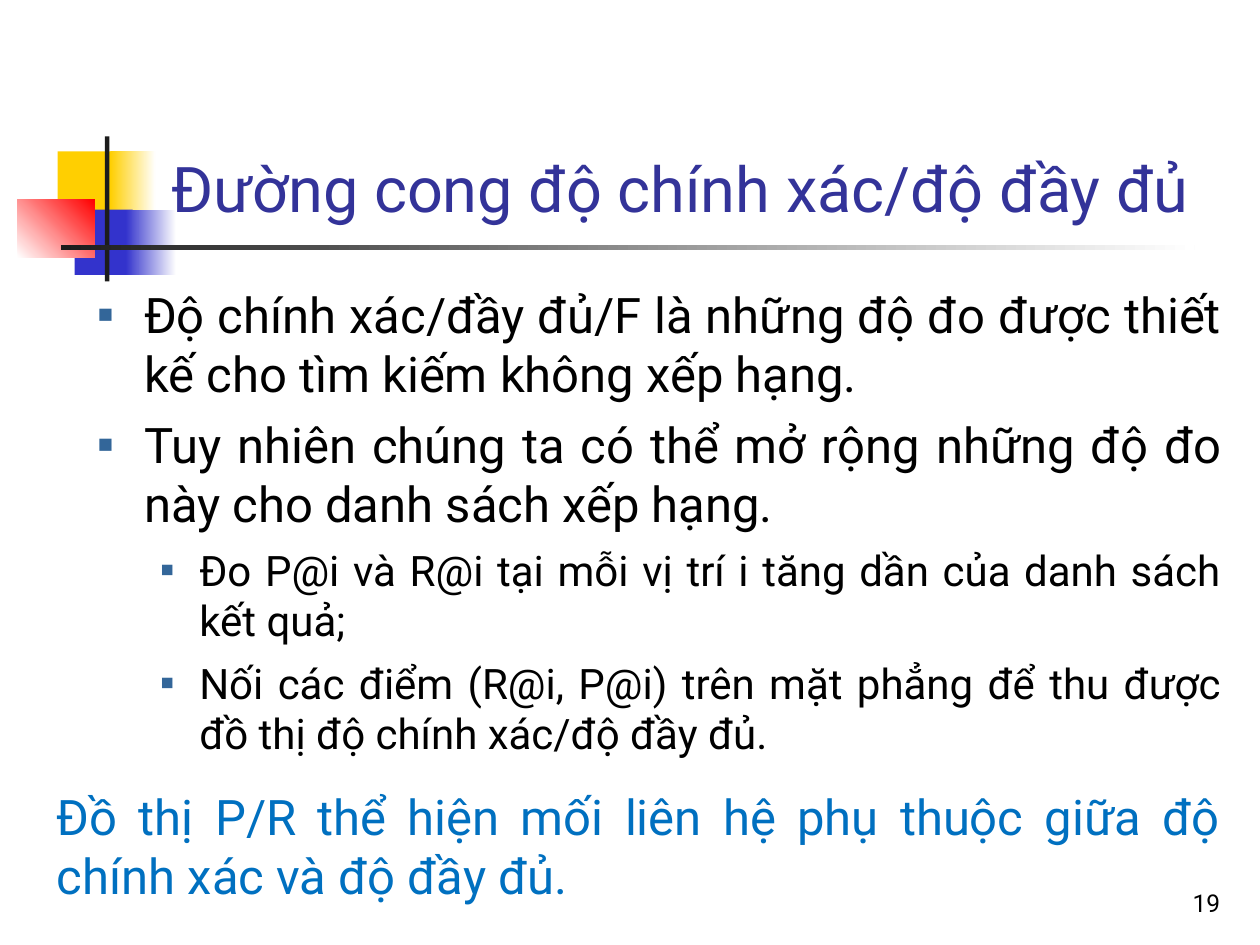
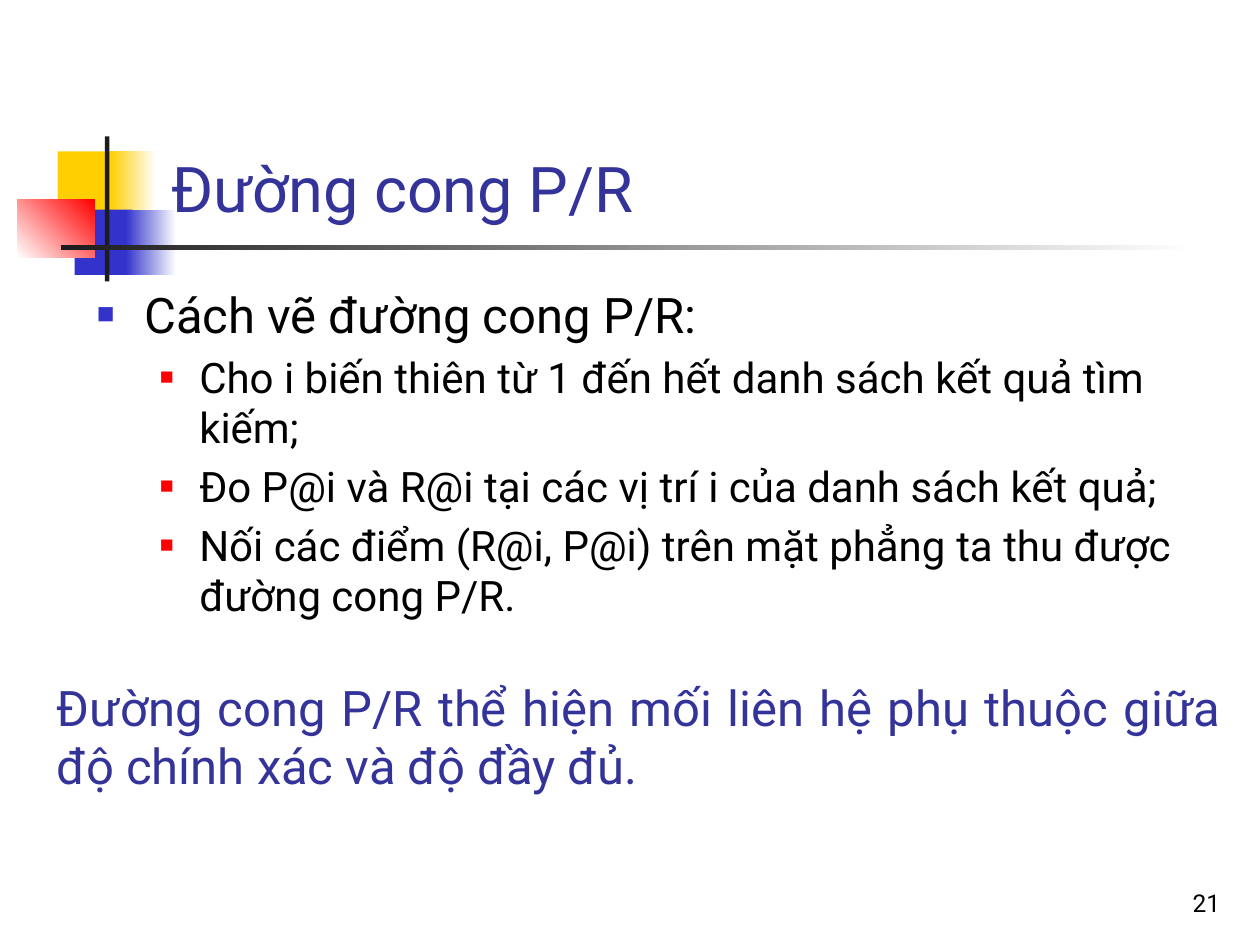
Before and after one commit to bangoc/IT4853, a slide deck: slide 21 of Bai 7 Đánh giá kết quả tìm kiếm_phần 1.pptx (slide 19 before the commit). Drawn at 1260x945 pixels with LibreOffice and Linux fonts; fonts in the diff are those of the drawing. Boxes give left, top, right and bottom in pixels: in the first picture for what was removed or moved away, otherwise in the second. Text is boxed around its words. In the diff, an @@ line names an element or a change of style, - is before the commit and + after.

```diff
--- a/Bai 7 Đánh giá kết quả tìm kiếm_phần 1.pptx
+++ b/Bai 7 Đánh giá kết quả tìm kiếm_phần 1.pptx
@@ title at [171,164,633,225]: text changed @@
-Đường cong độ chính xác/độ đầy đủ
+Đường cong P/R
@@ text at [144,296,1171,620]: text changed; size 28 to 24 pt @@
-▪ Độ chính xác/đầy đủ/F là những độ đo được thiết kế cho tìm kiếm không xếp hạng.
-▪ Tuy nhiên chúng ta có thể mở rộng những độ đo này cho danh sách xếp hạng.
-  ▪ Đo P@i và R@i tại mỗi vị trí i tăng dần của danh sách kết quả;
-  ▪ Nối các điểm (R@i, P@i) trên mặt phẳng để thu được đồ thị độ chính xác/độ đầy đủ.
+■ Cách vẽ đường cong P/R:
+  ■ Cho i biến thiên từ 1 đến hết danh sách kết quả tìm kiếm;
+  ■ Đo P@i và R@i tại các vị trí i của danh sách kết quả;
+  ■ Nối các điểm (R@i, P@i) trên mặt phẳng ta thu được đường cong P/R.
@@ text at [57,685,1220,795]: text changed; text colour #0070C0 to #333399 @@
-  Đồ thị P/R thể hiện mối liên hệ phụ thuộc giữa độ chính xác và độ đầy đủ.
+  Đường cong P/R thể hiện mối liên hệ phụ thuộc giữa độ chính xác và độ đầy đủ.
@@ page number at [1193,894,1221,912]: text changed @@
-19
+21
```
Also in this commit, not shown: 14 other slides changed, 4 slides added, 2 slides removed, 1 other file.
